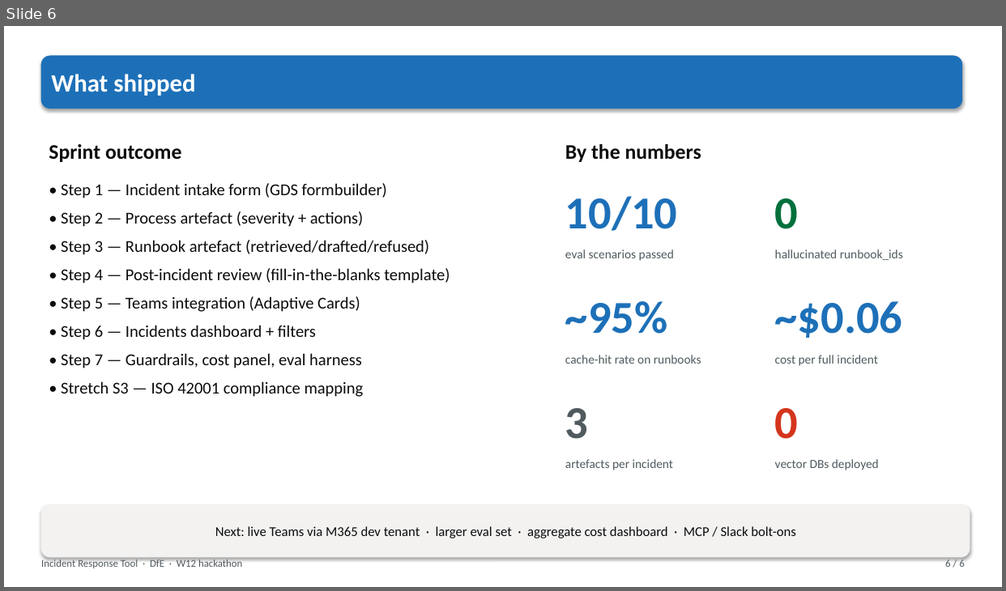
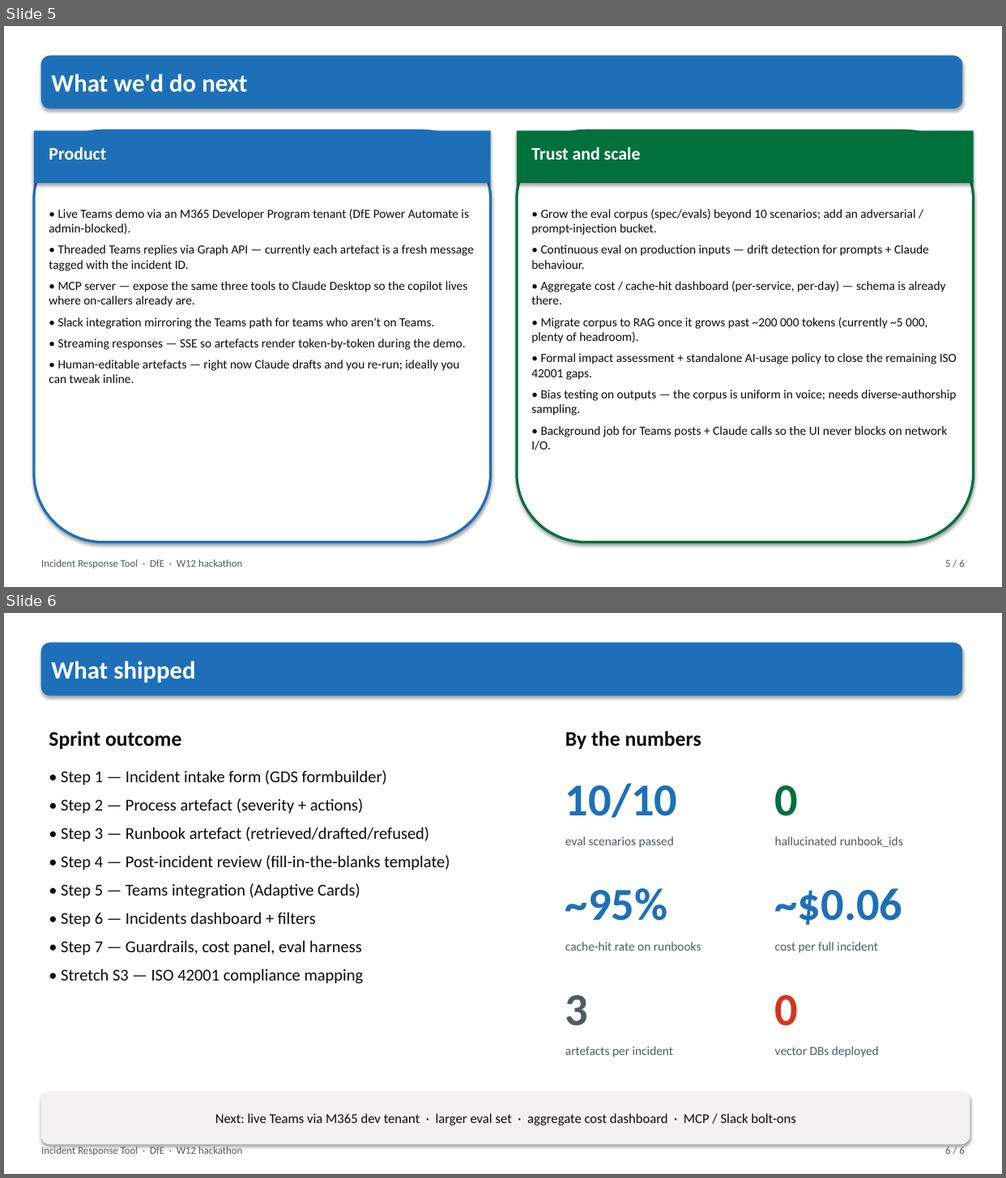
Before and after one commit to DFE-Digital/incident-response-tool, a slide deck: docs/incident-response-tool.pptx. Shown one above the other, each under a label of ours: slide 6 before the commit, slides 5 and 6 after it. The pictures are 1006x591 and 1006x1178 pixels, drawn with LibreOffice and Linux fonts; fonts in the diff are those of the drawing. Boxes give left, top, right and bottom in pixels: in the first picture for what was removed or moved away, otherwise in the second. Text is boxed around its words. In the diff, an @@ line names an element or a change of style, - is before the commit and + after.

Commit message:
Rework deck: intro, user journey, screenshots, next steps; drop cost + CAG slides
Restructured per user direction:

1. Title (kept, tagline changed to "Turning panic into a shape").
2. NEW — Introduction framed around poor incident management as a
   cause of friction and panic. Two-column: "the pattern we see"
   (five bullets naming the actual on-caller experience) and "the
   effect" (Panic / Friction / Repeat incidents). Callout at the
   bottom: this is a coordination problem AI can help with without
   replacing the humans fixing.
3. NEW — User journey expanded. Eight numbered steps in a 3×3 grid
   (with the 7th/8th spanning wider): report → get process → find
   runbook → fix → mark resolved → get retro draft. Plus the two
   cross-cutting ones (Teams thread post + telemetry/eval). Ends
   on the guiding principle "the tool helps. It does not decide,
   and it does not run commands."
4. NEW — "See it in action" — 2×2 grid of dashed-border placeholder
   boxes with captions naming the four screenshots to paste in
   before presenting (intake form, process artefact, runbook,
   review/Teams card).
5. NEW — "What we'd do next" as a full slide: two columns
   (Product / Trust and scale) each with 6-7 bullets covering
   live Teams via M365 dev tenant, MCP / Slack bolt-ons, streaming,
   larger eval + adversarial bucket, drift detection, cost
   dashboard, RAG migration at scale, ISO 42001 gap closure,
   background jobs.
6. What shipped (kept unchanged per user).

Dropped slides:
- Cost panel slide (Guardrails/Cost/Evidence) — content lives in
  the compliance doc.
- CAG vs RAG deep-dive — same, in compliance.md section 3.

Deck source still in docs/build_deck.py — regenerate with
`python3 docs/build_deck.py`.

```diff
--- a/docs/incident-response-tool.pptx
+++ b/docs/incident-response-tool.pptx
@@ slide 5 added at box(4, 26, 1002, 587), background #FFFFFF @@
@@ rounded rectangle added at box(41, 56, 962, 109), fill #1D70B8, outline #1D70B8 0.75 pt, 24 pt, text #FFFFFF, bold @@
+What we'd do next
@@ rounded rectangle added at box(34, 130, 491, 543), fill #FFFFFF, outline #1D70B8 2.5 pt @@
@@ rectangle added at box(34, 130, 491, 183), fill #1D70B8 @@
@@ text added at box(49, 147, 106, 160), 17 pt, text #FFFFFF, bold @@
+Product
@@ rounded rectangle added at box(517, 130, 974, 543), fill #FFFFFF, outline #00703C 2.5 pt @@
@@ rectangle added at box(517, 130, 974, 183), fill #00703C @@
@@ text added at box(531, 147, 641, 160), 17 pt, text #FFFFFF, bold @@
+Trust and scale
@@ text added at box(49, 209, 474, 383), 12 pt, text #0B0C0C @@
+• Live Teams demo via an M365 Developer Program tenant (DfE Power Automate is admin-blocked).
+• Threaded Teams replies via Graph API — currently each artefact is a fresh message tagged with the incident ID.
+• MCP server — expose the same three tools to Claude Desktop so the copilot lives where on-callers already are.
+• Slack integration mirroring the Teams path for teams who aren't on Teams.
+• Streaming responses — SSE so artefacts render token-by-token during the demo.
+• Human-editable artefacts — right now Claude drafts and you re-run; ideally you can tweak inline.
@@ text added at box(531, 209, 957, 450), 12 pt, text #0B0C0C @@
+• Grow the eval corpus (spec/evals) beyond 10 scenarios; add an adversarial / prompt-injection bucket.
+• Continuous eval on production inputs — drift detection for prompts + Claude behaviour.
+• Aggregate cost / cache-hit dashboard (per-service, per-day) — schema is already there.
+• Migrate corpus to RAG once it grows past ~200 000 tokens (currently ~5 000, plenty of headroom).
+• Formal impact assessment + standalone AI-usage policy to close the remaining ISO 42001 gaps.
+• Bias testing on outputs — the corpus is uniform in voice; needs diverse-authorship sampling.
+• Background job for Teams posts + Claude calls so the UI never blocks on network I/O.
@@ text added at box(41, 560, 242, 569), 10 pt, text #505A5F @@
+Incident Response Tool · DfE · W12 hackathon
@@ text added at box(945, 560, 964, 567), 10 pt, text #505A5F @@
+5 / 6
```
Also in this commit, not shown: 1 slide changed, 3 other slides added, 4 slides removed, 1 other file.
